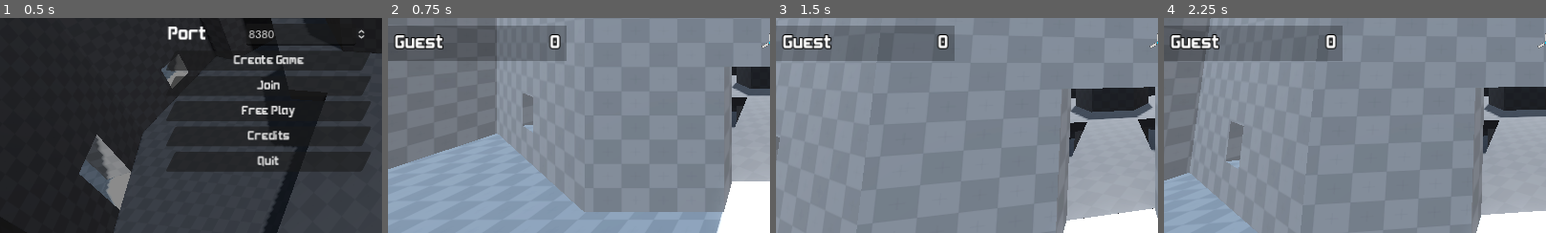
Above: before the commit, frames 1-4 (left to right).
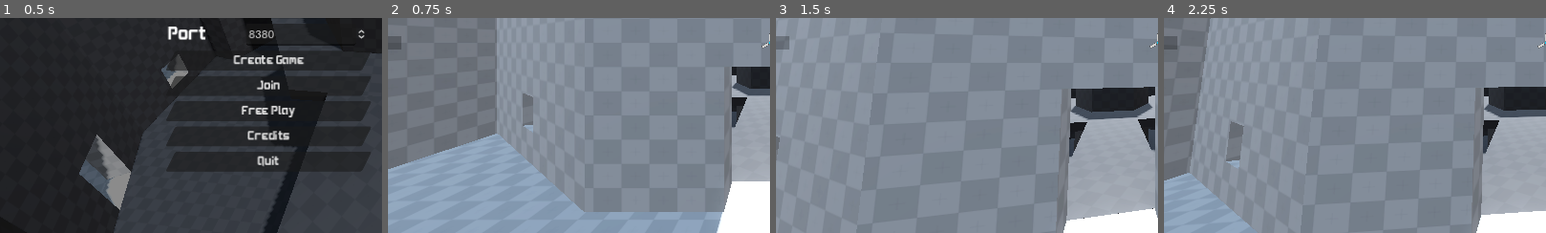
Above: after the commit, the same moments.

Repository: kdreese/godot-3D-shooter-project
Game: Godot game, scene res://src/states/menus/menu.tscn
Same seed, same stepped clock (60 frames per second), same inputs: the game is played once before the commit and once after it.
Inputs (mouse positions are % of the whole screen's width and height, from its top left):
- Up to frame 1 (0.5 s): no input
- Up to frame 2 (0.75 s): click "Free Play" at 0.5 s
- Up to frame 3 (1.5 s): tap Enter at 1.25 s; move the mouse to (55, 50) at 1.27 s; hold W (move_forwards) from 1.28 s (still down); hold Right mouse button (melee_attack) from 1.28 s (still down)
- Up to frame 4 (2.25 s): keep holding W (move_forwards); tap Space (jump) at 1.52, 2 s; move the mouse to (45, 50) at 2.02 s; release Right mouse button (melee_attack) at 2.03 s; click (45, 50) at 2.1 s
The pictures show only the part of the screen within x 0-50%, y 44-94%; the shares and areas given below are measured in that part.

Frame 1 is identical in both runs. In frame 2, 7.5% of the frame differs, in the area x 0-47%, y 3-20%; in frame 3, 7.5%; in frame 4, 7.5%.
Error after the commit: Invalid access to property or key 'mode' on a base object of type 'Nil'. (res://src/states/scoreboard/scoreboard.gd:33)

Commit message:
Added server name to struct.

Diff:
--- a/src/autoload/multiplayer.gd
+++ b/src/autoload/multiplayer.gd
@@ -21,13 +21,29 @@
 	TEAM # Team battle.
 }
 
+## Game information, shared between players.
+class GameInfo:
+	var server_name: String = ""
+	var mode: GameMode = GameMode.FFA
+
+	func serialize() -> Dictionary:
+		return {
+			"server_name": server_name,
+			"mode": mode as int
+		}
+
+	func deserialize(data: Dictionary) -> void:
+		server_name = data.get("server_name", "")
+		mode = data.get("mode", 0) as GameMode
+
+
 # Player info, associate ID to data
 var player_info := {}
 # Map from player ID to latency.
 var player_latency := {}
 
 # Variable holding the current game mode, as an ID.
-var game_mode := GameMode.FFA as int
+var game_info: GameInfo
 var dedicated_server := false
 
 
@@ -38,7 +54,7 @@
 	get_multiplayer().connection_failed.connect(self._connected_fail)
 	get_multiplayer().server_disconnected.connect(self._server_disconnected)
 
-	if OS.has_feature("Server") or "--dedicated" in OS.get_cmdline_args():
+	if OS.has_feature("Server") or "--dedicated" in OS.get_cmdline_user_args():
 		run_dedicated_server()
 
 
@@ -58,23 +74,23 @@
 
 
 @rpc("any_peer", "call_local")
-func update_state(_player_info: Dictionary, _game_mode: int, _player_latency: Dictionary) -> void:
+func update_state(_player_info: Dictionary, _game_info: Dictionary, _player_latency: Dictionary) -> void:
 	player_info = _player_info
-	game_mode = _game_mode
+	game_info.deserialize(_game_info)
 	player_latency = _player_latency
 
 
 func run_dedicated_server() -> void:
 	dedicated_server = true
 	print("Starting dedicated server")
-	var args := OS.get_cmdline_args()
+	var args := OS.get_cmdline_user_args()
 	for i in range(args.size()):
 		if args[i] == "--server-name":
 			if i == args.size() - 1:
 				print("Error, please specify a server name after --server-name")
 				get_tree().quit(1)
 				return
-			Global.config.server_name = args[i + 1]
+			game_info.server_name = args[i + 1]
 		if args[i] == "--port":
 			if i == args.size() - 1:
 				print("Error, please specify a port number after --port")
@@ -187,7 +203,7 @@
 		"latest_score": null
 	}
 	# Sync the player info to everyone.
-	rpc("update_state", player_info, game_mode, player_latency)
+	rpc("update_state", player_info, game_info.serialize(), player_latency)
 	# Emit the signal to update the lobby.
 	rpc("new_player")
 	# Let the client know the connection was accepted, sync the multiplayer state.
--- a/src/states/game.gd
+++ b/src/states/game.gd
@@ -301,7 +301,7 @@
 func clear_spawn_point(player_id: int) -> void:
 	if not is_multiplayer_authority():
 		return
-	if Multiplayer.game_mode == Multiplayer.GameMode.FFA:
+	if Multiplayer.game_info.mode == Multiplayer.GameMode.FFA:
 		var assigned_spawn_points := spawn_points.filter(
 			func(x): return x.assigned_player_id == player_id
 		)
--- a/src/states/menus/lobby.gd
+++ b/src/states/menus/lobby.gd
@@ -71,7 +71,7 @@
 # Called on servers and clients when a player connects. Make the server sync the colors.
 func player_connected() -> void:
 	if is_multiplayer_authority():
-		Multiplayer.rpc("update_state", Multiplayer.player_info, Multiplayer.game_mode, Multiplayer.player_latency)
+		Multiplayer.rpc("update_state", Multiplayer.player_info, Multiplayer.game_info.serialize(), Multiplayer.player_latency)
 		rpc("sync_colors", chosen_colors)
 		rpc("update_display")
 
@@ -119,7 +119,7 @@
 # :param new_mode_id: The ID of the selected mode.
 func on_mode_select(new_mode_id: int) -> void:
 	# If we select the same game mode we have already selected, do nothing.
-	if new_mode_id == Multiplayer.game_mode:
+	if new_mode_id == Multiplayer.game_info.mode:
 		return
 	if new_mode_id == Multiplayer.GameMode.FFA:
 		rpc("sync_colors", {})
@@ -166,8 +166,8 @@
 func update_display() -> void:
 	update_buttons()
 	update_table()
-	mode_drop_down.text = mode_drop_down.get_popup().get_item_text(Multiplayer.game_mode)
-	server_name.text = Global.config.server_name
+	mode_drop_down.text = mode_drop_down.get_popup().get_item_text(Multiplayer.game_info.mode)
+	server_name.text = Multiplayer.game_info.server_name
 	if Multiplayer.is_hosting():
 		back_button.text = "Stop Hosting"
 	else:
@@ -208,7 +208,7 @@
 		for idx in range(len(COLORS)):
 			var button := button_circle.get_node(str(idx)) as ColorButton
 			# Do not allow multiple people to select the same color in free-for-all mode.
-			if Multiplayer.game_mode == Multiplayer.GameMode.FFA:
+			if Multiplayer.game_info.mode == Multiplayer.GameMode.FFA:
 				button.get_node("Button").disabled = (idx in chosen_colors.values())
 			else:
 				button.get_node("Button").disabled = false
@@ -229,4 +229,4 @@
 	if not all_players_selected:
 		start_button.disabled = true
 	else:
-		start_button.disabled = len(selected_colors) <= 1 and Multiplayer.game_mode != Multiplayer.GameMode.FFA
+		start_button.disabled = len(selected_colors) <= 1 and Multiplayer.game_info.mode != Multiplayer.GameMode.FFA
--- a/src/states/menus/main_menu.gd
+++ b/src/states/menus/main_menu.gd
@@ -84,7 +84,7 @@
 		show_popup("Could not create server. (Error %d)" % error)
 		return
 
-	Global.config.server_name = Global.config.name + "'s Server"
+	Multiplayer.game_info.server_name = Global.config.name + "'s Server"
 
 	# The server always has ID 1.
 	var my_info := {
--- a/src/states/scoreboard/scoreboard.gd
+++ b/src/states/scoreboard/scoreboard.gd
@@ -30,7 +30,7 @@
 
 # Populate the scoreboard's initial state using the data in the Multiplayer class.
 func create_scoreboard() -> void:
-	if Multiplayer.game_mode == Multiplayer.GameMode.FFA:
+	if Multiplayer.game_info.mode == Multiplayer.GameMode.FFA:
 		create_ffa_scoreboard()
 	else:
 		create_team_scoreboard()
Not shown, changed: python/godot_game.py
